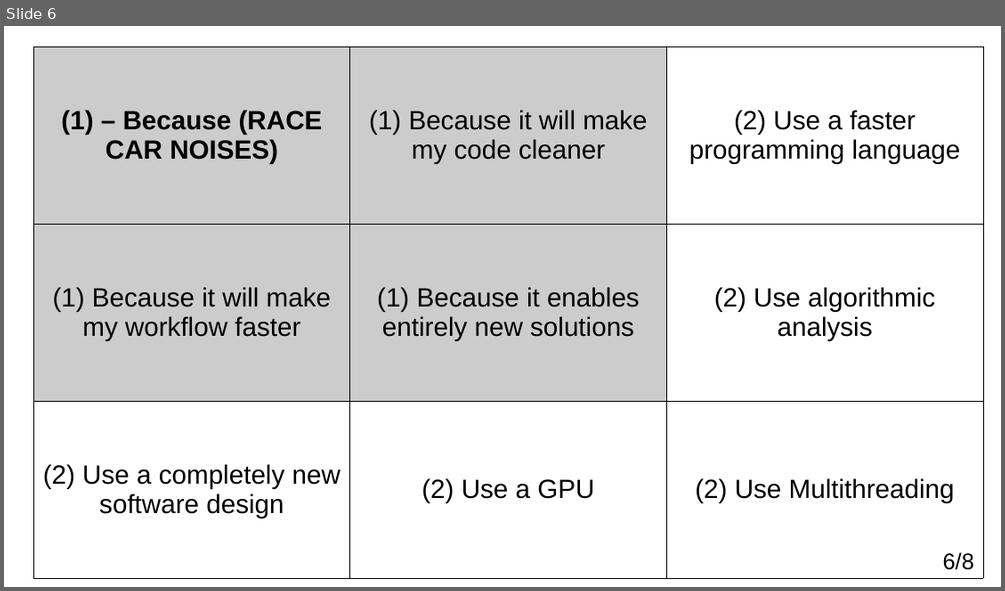
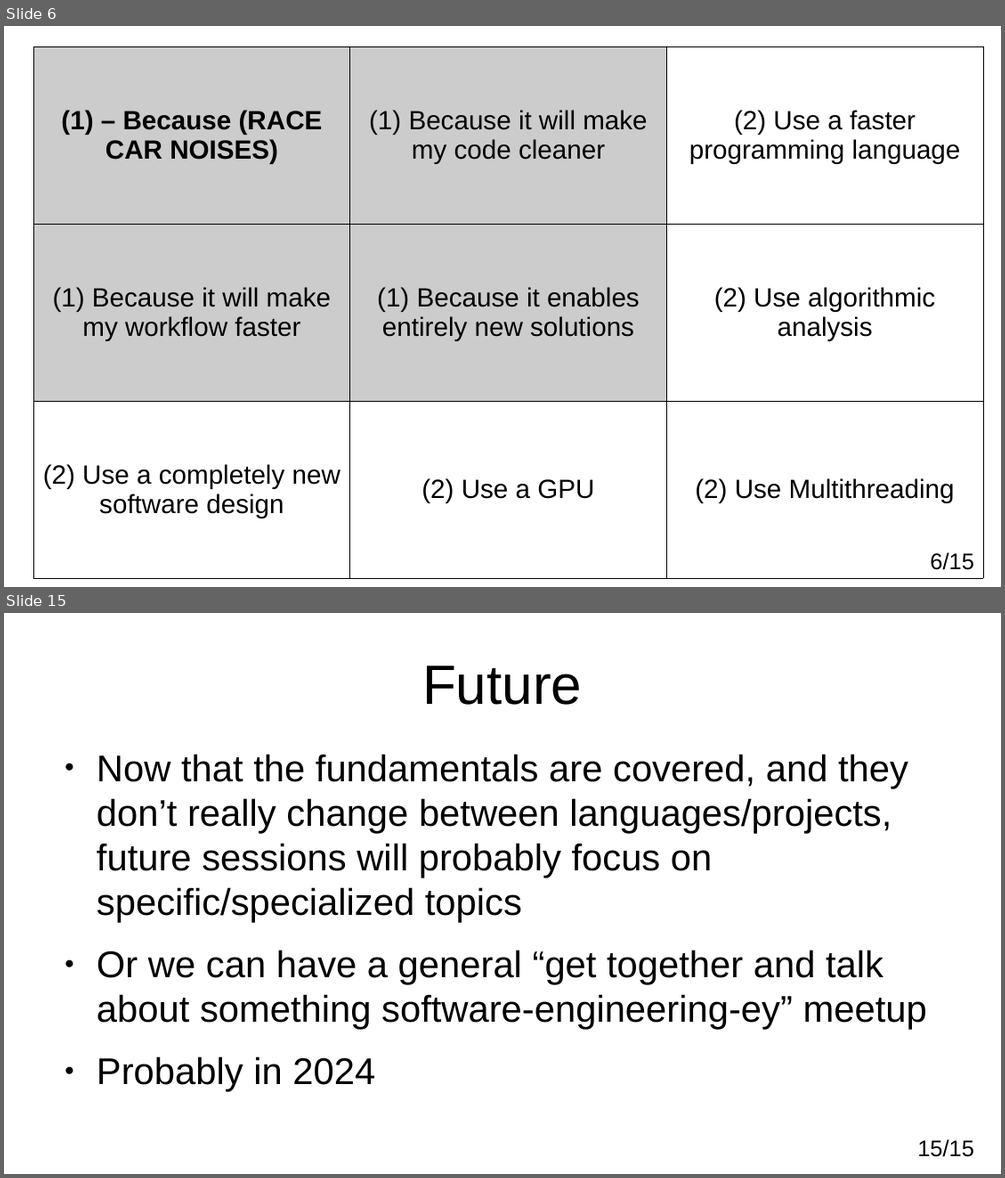
Before and after one commit to adamkewley/rse-meetups, a slide deck: 6_Performance/PresentationSlides.odp. Shown one above the other, each under a label of ours: slide 6 before the commit, slides 6 and 15 after it; the slides between them are not shown. The pictures are 1005x591 and 1005x1178 pixels, drawn with LibreOffice and Linux fonts; fonts in the diff are those of the drawing. Boxes give left, top, right and bottom in pixels: in the first picture for what was removed or moved away, otherwise in the second. Text is boxed around its words. In the diff, an @@ line names an element or a change of style, - is before the commit and + after.

```diff
--- a/6_Performance/PresentationSlides.odp
+++ b/6_Performance/PresentationSlides.odp
@@ slide 15 added at (x1=4, y1=613, x2=1001, y2=1174), background #FFFFFF @@
@@ title added at (x1=422, y1=666, x2=582, y2=705), 44 pt, text #000000 @@
+Future
@@ text added at (x1=97, y1=754, x2=927, y2=1092), 29.6 pt, text #000000 @@
+● Now that the fundamentals are covered, and they don’t really change between languages/projects, future sessions will probably focus on specific/specialized topics
+● Or we can have a general “get together and talk about something software-engineering-ey” meetup
+● Probably in 2024
@@ page number added at (x1=917, y1=1139, x2=974, y2=1157), 18 pt, text #000000 @@
+15/15
@@ page number at (x1=930, y1=552, x2=973, y2=570): text changed @@
-6/8
+6/15
```
Also in this commit, not shown: 1 slide changed, 7 other slides added, 1 slide removed, 4 other files.
